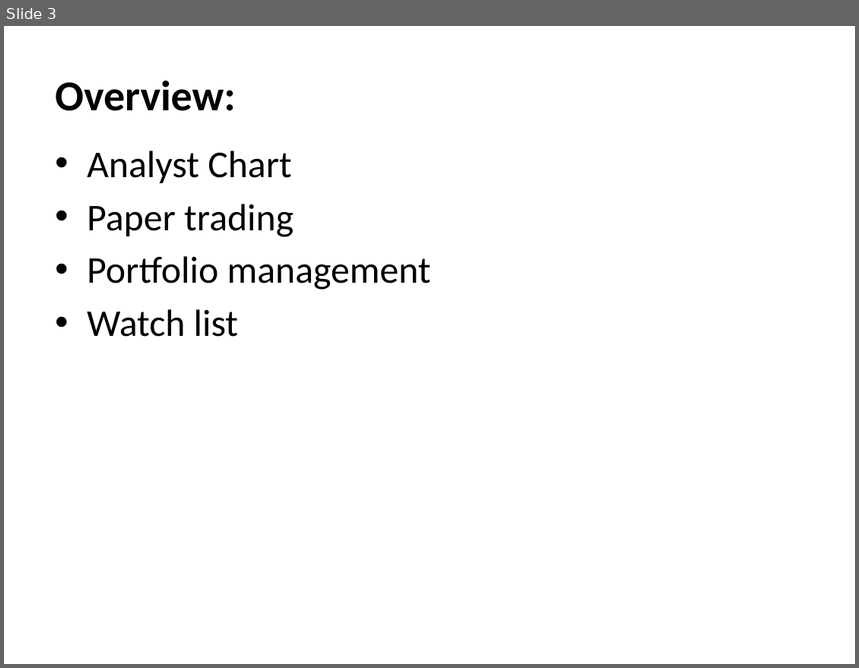
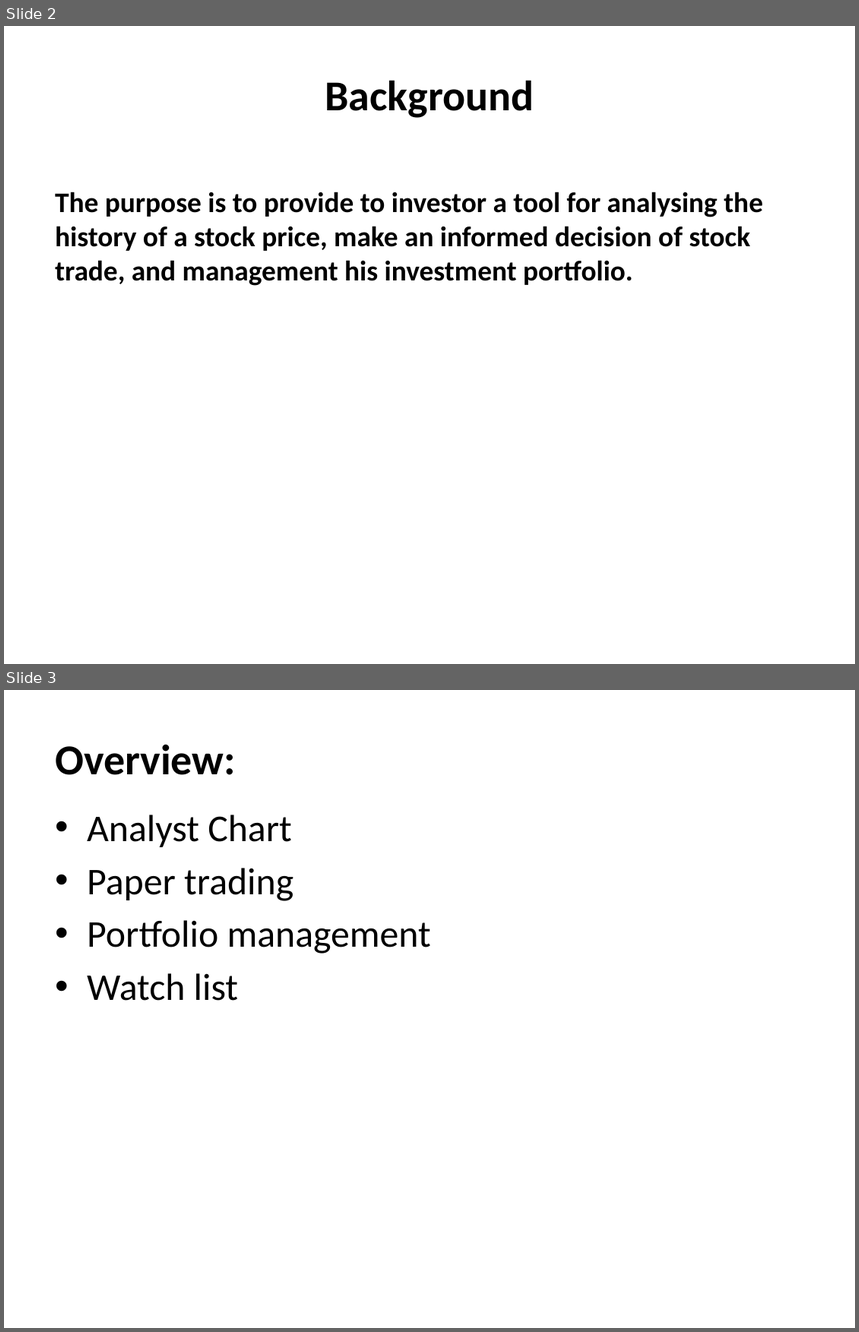
Before and after one commit to IPD8-guofeng/dotnet-group-project, a slide deck: Stock trade and analyst system.pptx. Shown one above the other, each under a label of ours: slide 3 before the commit, slides 2 and 3 after it. The pictures are 859x668 and 859x1332 pixels, drawn with LibreOffice and Linux fonts; fonts in the diff are those of the drawing. Boxes give left, top, right and bottom in pixels: in the first picture for what was removed or moved away, otherwise in the second. Text is boxed around its words. In the diff, an @@ line names an element or a change of style, - is before the commit and + after.

```diff
--- a/Stock trade and analyst system.pptx
+++ b/Stock trade and analyst system.pptx
@@ slide 2 added at (4,26,855,664), background #FFFFFF @@
@@ text added at (55,80,763,286), 24 pt, text #000000, bold @@
+Background
+The purpose is to provide to investor a tool for analysing the history of a stock price, make an informed decision of stock trade, and management his investment portfolio.
```
Also in this commit, not shown: 2 slides changed, 3 other slides added, 4 slides removed, 3 other files.
